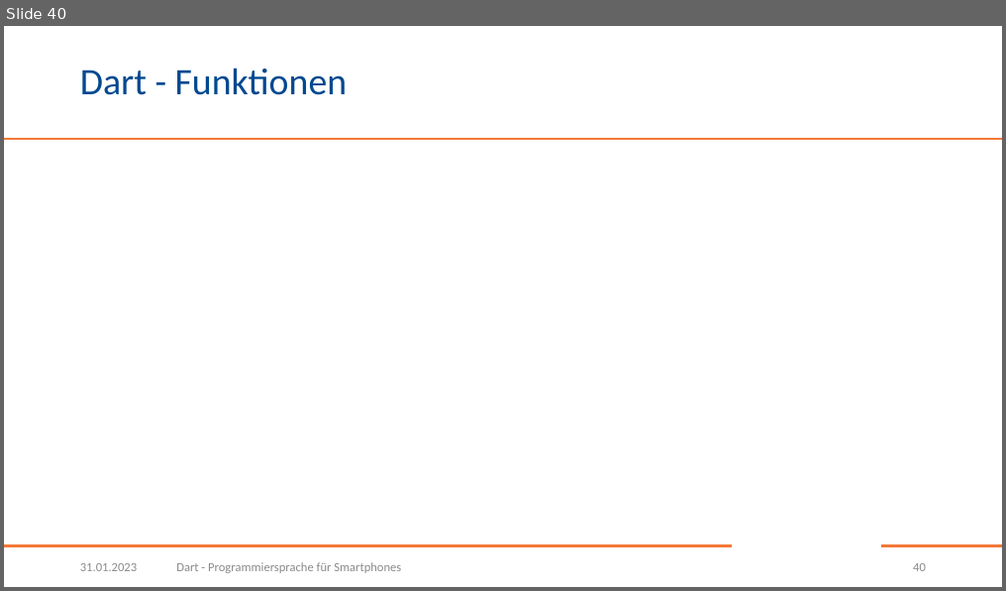
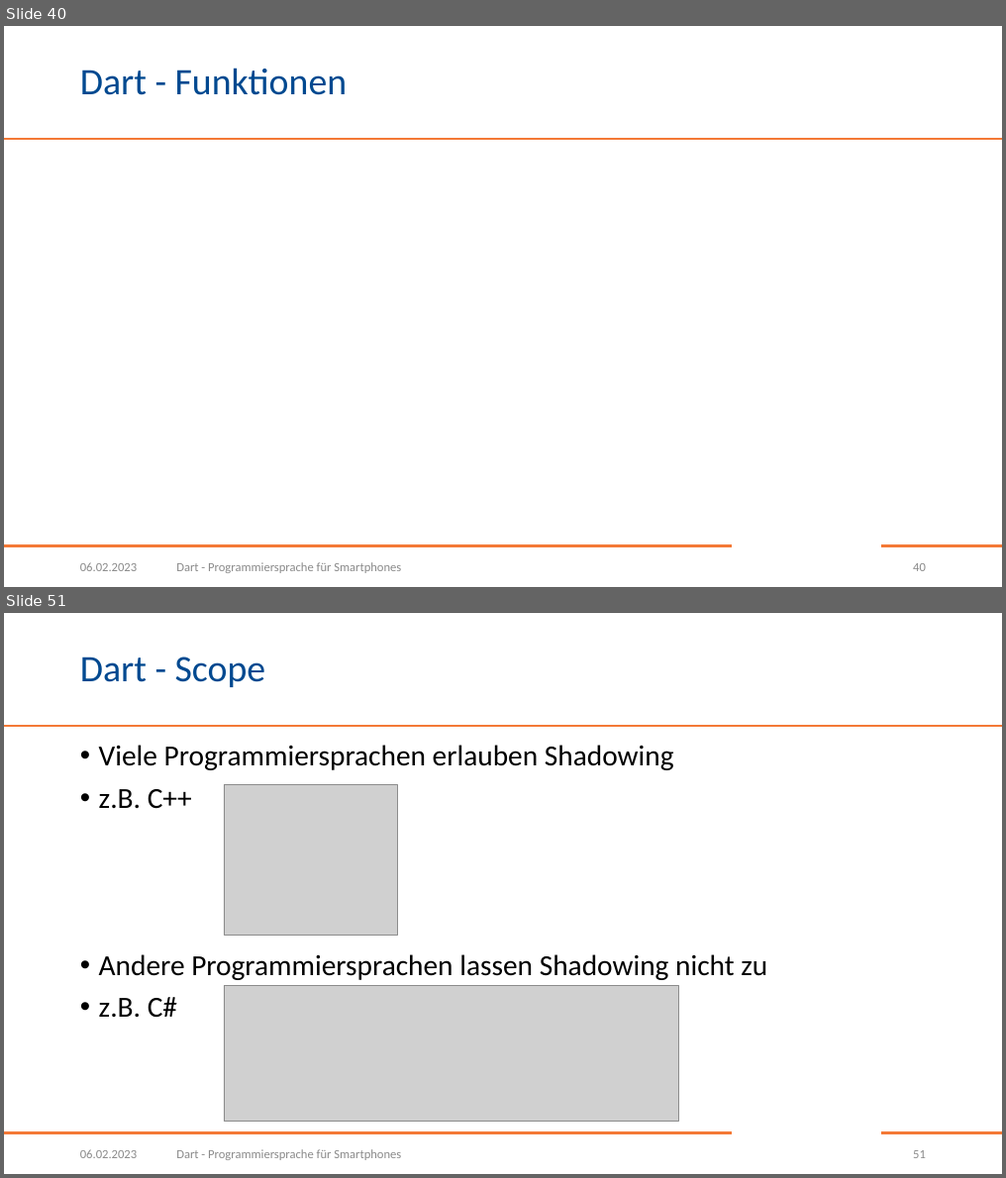
Before and after one commit to BogyMitutoyoCTL/DecisionMakingApp, a slide deck: presentations/Dart.pptx. Shown one above the other, each under a label of ours: slide 40 before the commit, slides 40 and 51 after it; the slides between them are not shown. The pictures are 1006x591 and 1006x1178 pixels, drawn with LibreOffice and Linux fonts; fonts in the diff are those of the drawing; grey boxes stand for pictures; background and template pictures are left out. Boxes give left, top, right and bottom in pixels: in the first picture for what was removed or moved away, otherwise in the second. Text is boxed around its words. In the diff, an @@ line names an element or a change of style, - is before the commit and + after.

Commit message:
Nächste Themen: Named Arguments und Scope

```diff
--- a/presentations/Dart.pptx
+++ b/presentations/Dart.pptx
@@ slide 51 added at [4, 613, 1002, 1174], background #FFFFFF; not listed: 3 template elements that a slide beside it also shows @@
@@ title added at [80, 657, 266, 687], 36 pt, text #004990 @@
+Dart - Scope
@@ text added at [99, 745, 767, 1018], 28 pt, text #000000 @@
+• Viele Programmiersprachen erlauben Shadowing
+• z.B. C++
+• Andere Programmiersprachen lassen Shadowing nicht zu
+• z.B. C#
@@ picture added at [224, 785, 398, 936] @@
@@ picture added at [224, 986, 678, 1121] @@
@@ text added at [80, 1150, 137, 1158], 12 pt, text #8C8C8C @@
+06.02.2023
@@ text added at [176, 1150, 401, 1160], 12 pt, text #8C8C8C @@
+Dart - Programmiersprache für Smartphones
@@ page number added at [913, 1151, 926, 1158], 12 pt, text #8C8C8C @@
+51
@@ slide 40 changed as well @@
@@ text at [80, 563, 137, 571]: text changed @@
-31.01.2023
+06.02.2023
```
Also in this commit, not shown: 39 other slides changed, 10 other slides added.
